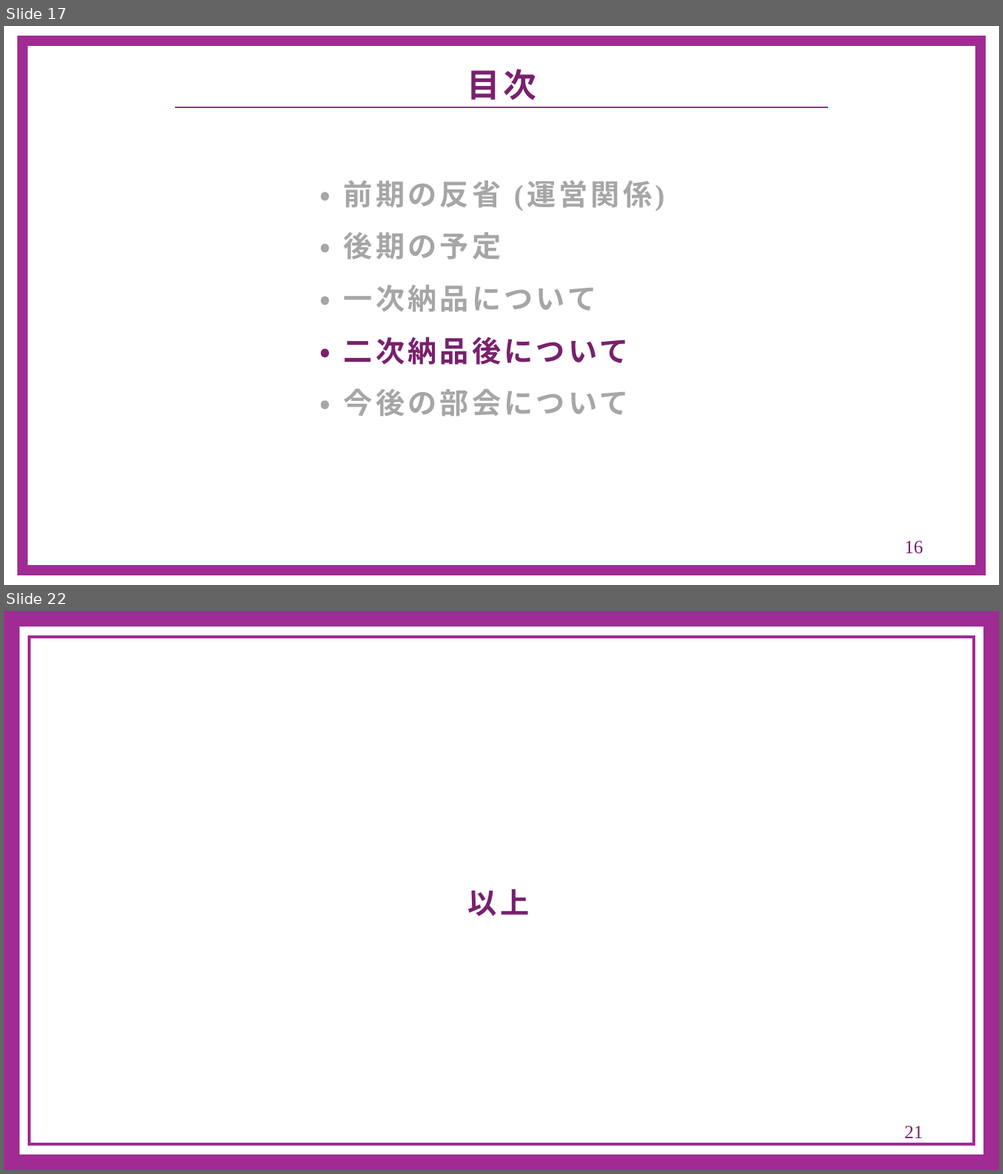
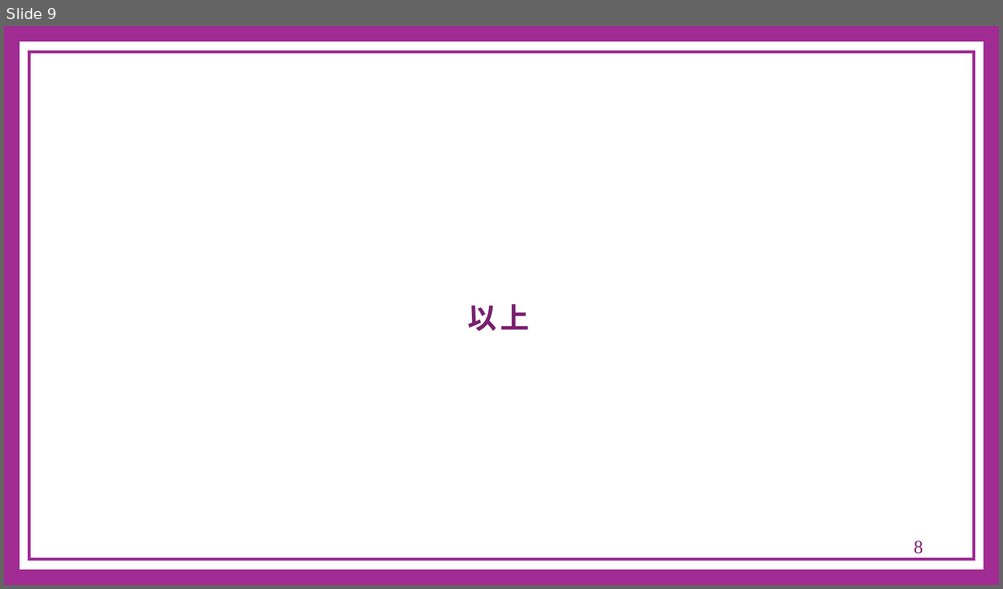
Before and after one commit to G-2-yama/archives, a slide deck: minutes/slide_template.pptx. Shown one above the other, each under a label of ours: slides 17 and 22 before the commit, slide 9 after it; the slides between them are not shown. The pictures are 1003x1174 and 1003x589 pixels, drawn with LibreOffice and Linux fonts; fonts in the diff are those of the drawing; background and template pictures are left out. Boxes give left, top, right and bottom in pixels: in the first picture for what was removed or moved away, otherwise in the second. Text is boxed around its words. In the diff, an @@ line names an element or a change of style, - is before the commit and + after.

```diff
--- a/minutes/slide_template.pptx
+++ b/minutes/slide_template.pptx
@@ slide 17 removed at box(4, 26, 999, 585), background #FFFFFF @@
@@ rectangle removed at box(22, 41, 981, 571) @@
@@ text removed at box(466, 69, 536, 100) @@
-目次
@@ line removed from (175, 107) to (828, 107) @@
@@ text removed at box(320, 181, 652, 417) @@
-・ 前期の反省 (運営関係)
-・ 後期の予定
-・ 一次納品について
-・ 二次納品後について
-・ 今後の部会について
@@ page number removed at box(904, 541, 922, 554) @@
-16
@@ what was slide 22 is now slide 9 @@
@@ page number at box(913, 541, 923, 554): text changed @@
-21
+8
```
Also in this commit, not shown: 4 slides changed, 4 slides added, 16 other slides removed.
